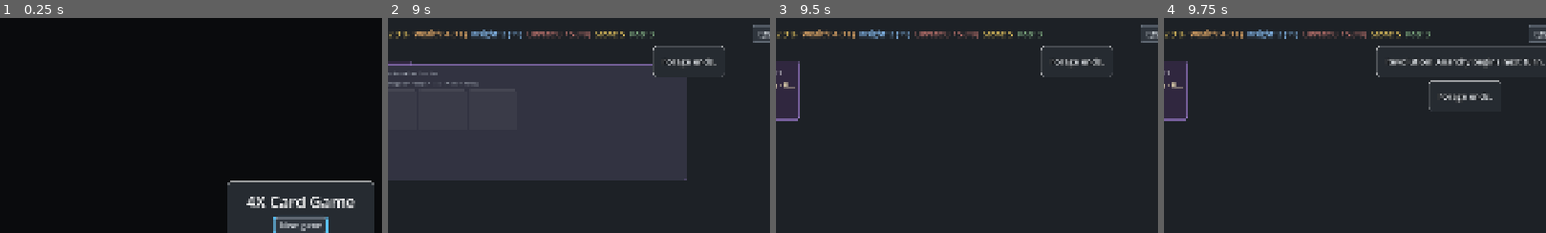
Above: before the commit, frames 1-4 (left to right).
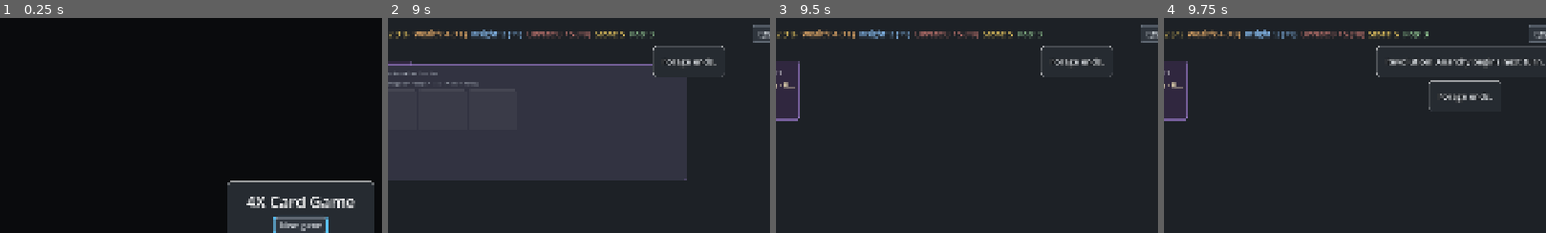
Above: after the commit, the same moments.

Repository: r888888888/4x-card-game
Game: Godot game, scene res://ui/main.tscn
Two runs of this game, one before a commit and one after it. Both use one fixed random seed, a clock stepped at 60 frames per second and the inputs below.
Inputs (mouse positions are % of the whole screen's width and height, from its top left):
- Up to frame 1 (0.25 s): no input
- Up to frame 2 (9 s): click "New game" at 0.5 s; click (51, 67) at 1.27 s; type "12" at 1.35 s; click "Start" at 2 s; tap Enter (ui_accept) at 2.75 s; drag from (7, 17) to (60, 28) at 2.77 s; click "3" at 3.5 s; click "Egypt · Chiefdom" at 4.25 s; click "Buy Cards" at 5 s; click "Knowledge" at 5.75 s; click "Log •" at 6.5 s; click "End turn" at 7.25 s; click "OK (Enter)" at 8 s; click "Realm" at 8.75 s
- Up to frame 3 (9.5 s): no input
- Up to frame 4 (9.75 s): click "Revolt" at 9.5 s
The pictures show only the part of the screen within x 11-61%, y 0-50%; the shares and areas given below are measured in that part.

Frames 1-3 are identical in both runs. In frame 4, 1.3% of the frame differs, in the area x 2-70%, y 5-10%.

Commit message:
156: Anarchy drains stored food and wealth; forecast includes it
Co-Authored-By: Claude Opus 5.5 <noreply@anthropic.com>

Diff:
--- a/data/cards.json
+++ b/data/cards.json
@@ -178,8 +178,8 @@
     {
       "id": "anarchy", "name": "Anarchy", "type": "government", "actions": 1,
       "vp": 0, "tags": [],
-      "text": "1 action each turn. Only order cards can be played; nothing can be grown, bought or researched. ⟳ −1 pop. Lasts up to 4 turns, fewer the calmer  …(255 unchanged characters)…
-      "effects": [ { "op": "lose_pop", "amount": 1, "trigger": "upkeep" } ]
+      "text": "1 action each turn. Only order cards can be played; nothing can be grown, bought or researched. Each turn it eats 20% of stored food and wealth. Lasts up to 4 turns, fewer the calmer  …(255 unchanged characters)…
+      "effects": []
     },
     {
       "id": "egypt", "name": "Egypt", "type": "civilization", "home": "desert_floodplain", "discounts": [{ "tag": "wonder", "wealth": 3 }],
--- a/data/config.json
+++ b/data/config.json
@@ -11,7 +11,7 @@
   "hand_limit": 7,
   "deck_model": "fixed",
   "population": { "start": 2, "food_upkeep": 1, "vp_per_pop": 1, "famine": { "card": "famine", "max_counters": 3, "relief": { "wealth": 5 } } },
-  "unrest": { "anarchy": "anarchy", "max_counters": 4, "era_unrest": 3, "allowed_tag": "order", "renewal": 1 },
+  "unrest": { "anarchy": "anarchy", "max_counters": 4, "era_unrest": 3, "allowed_tag": "order", "renewal": 1, "drain_pct": 20 },
   "starting": {
     "resources": { "food": 2, "wealth": 2, "insight": 0 },
     "tableau": ["capital"],
--- a/engine/anarchy.gd
+++ b/engine/anarchy.gd
@@ -36,6 +36,34 @@
 static func start_of_turn(e: GameEngine) -> void:
 	if active(e) == null and not e.config.get("unrest", {}).is_empty() and e.at_unrest_limit():
 		_fall(e)
+
+
+## A turn that starts under Anarchy, after any fall, before the draw (156): it loses drain_of of its stores.
+static func drain(e: GameEngine) -> void:
+	var anarchy := active(e)
+	if anarchy == null:
+		return
+	var lost := drain_of(e, e.resources)
+	for r in lost:
+		e.lose(r, lost[r], anarchy)
+
+
+## What Anarchy's drain takes from stores ({resource: amount}) (156): config unrest.drain_pct % of food and wealth,
+## rounded up; {} with no drain.
+static func drain_of(e: GameEngine, stores: Dictionary) -> Dictionary:
+	var pct: int = e.config.get("unrest", {}).get("drain_pct", 0)
+	var out := {}
+	for r in [GameEngine.FOOD, GameEngine.WEALTH]:
+		var n := ceili(maxi(0, stores.get(r, 0)) * pct / 100.0)
+		if n > 0:
+			out[r] = n
+	return out
+
+
+## Whether Anarchy will rule at the next turn's start (156): a revolution is pending, or it rules with 2+ counters
+## left.
+static func rules_next_turn(e: GameEngine) -> bool:
+	return e.state.revolt_pending or (active(e) != null and counters_left(e) >= 2)
 
 
 ## The end of a turn under Anarchy, after any hand-limit discard (155): one counter comes off; at 0 Anarchy ends and
--- a/engine/config_loader.gd
+++ b/engine/config_loader.gd
@@ -286,7 +286,7 @@
 
 
 ## Normalizes the unrest block (145) {anarchy, max_counters, era_unrest (default 0), allowed_tag (default
-## ""), renewal (147, only when given; 0 when absent)}: only with unrest in resources; anarchy is a government (154: no fallback), and the anarchy card sets no
+## ""), renewal (147, only when given; 0 when absent), drain_pct (156, only when given: 0 to 100)}: only with unrest in resources; anarchy is a government (154: no fallback), and the anarchy card sets no
 ## unrest_limit and isn't starting.government. Returns {} when invalid.
 static func _parse_unrest(raw: Variant, config: Dictionary, cards: Dictionary, errs: Array[String], warnings: Array[String], src: String) -> Dictionary:
 	if not config.resources.has(GameEngine.UNREST):
@@ -328,8 +328,14 @@
 			u_errs.append("unrest.renewal: must be an integer >= 0")
 		else:
 			out.renewal = renewal
+	if raw.has("drain_pct"):
+		var pct: Variant = Fields.as_int(raw.drain_pct)
+		if typeof(pct) != TYPE_INT or pct < 0 or pct > 100:
+			u_errs.append("unrest.drain_pct: must be an integer from 0 to 100")
+		else:
+			out.drain_pct = pct
 	for key in raw:
-		if not ["anarchy", "max_counters", "era_unrest", "allowed_tag", "renewal"].has(key):
+		if not ["anarchy", "max_counters", "era_unrest", "allowed_tag", "renewal", "drain_pct"].has(key):
 			warnings.append("%s: unrest: unknown field '%s'" % [src, key])
 	errs.append_array(u_errs)
 	return out if u_errs.is_empty() else {}
--- a/engine/game_engine.gd
+++ b/engine/game_engine.gd
@@ -160,7 +160,8 @@
 
 
 ## How the next upkeep changes each resource on hand, food net of what pop eats (may be negative), plus
-## "starve": the pop that food shortfall would starve, after famine guards. {} on the last turn or after game over.
+## "starve": the pop that food shortfall would starve, after famine guards. When Anarchy will rule next turn it
+## includes the drain on the stores after upkeep and feeding (156). {} on the last turn or after game over.
 ## Runs the upkeep effects on a fork: nothing here changes, is logged or emitted.
 func upkeep_forecast() -> Dictionary:
 	if is_over or turn >= turn_limit():
@@ -176,6 +177,13 @@
 	if population_on():
 		Population.feed(f)
 	forecast.starve = pop_before - f.total_pop()
+	if Anarchy.rules_next_turn(self):
+		var stores := {}
+		for r in [FOOD, WEALTH]:
+			stores[r] = resources.get(r, 0) + forecast.get(r, 0)
+		var lost := Anarchy.drain_of(self, stores)
+		for r in lost:
+			forecast[r] -= lost[r]
 	return forecast
 
 
--- a/engine/turn_loop.gd
+++ b/engine/turn_loop.gd
@@ -140,6 +140,7 @@
 		Population.feed(e)
 	Research.check_era_unlocks(e)
 	Anarchy.start_of_turn(e)
+	Anarchy.drain(e)
 	e.draw(maxi(0, e.hand_size() - e.zone("hand").size()))
 	Anarchy.start_renewal(e)
 
--- a/tests/test_anarchy_drain.gd
+++ b/tests/test_anarchy_drain.gd
@@ -76,24 +76,26 @@
 
 # --- AC4: the forecast ---
 
-## The forecast's food and wealth on two otherwise equal games, one with drain 20 and one without, after prepare.
+## [food, wealth] forecasts on two otherwise equal games after prepare: [with drain 20, without it, with drain 20
+## worked out from the game without it: its upkeep, then 20% of the drain game's own stores after that upkeep].
 func forecasts(prepare: Callable) -> Array:
-	var out := []
-	for block in [DRAIN, {}]:
-		var e := anarchy_engine(block)
-		prepare.call(e)
-		var f := e.upkeep_forecast()
-		out.append([f.food, f.wealth, e.resources.food + f.food, e.resources.wealth + f.wealth])
-	return out
+	var drained := anarchy_engine(DRAIN)
+	var plain := anarchy_engine()
+	prepare.call(drained)
+	prepare.call(plain)
+	var d := drained.upkeep_forecast()
+	var p := plain.upkeep_forecast()
+	var expected := []
+	for r in ["food", "wealth"]:
+		expected.append(p[r] - ceili((drained.resources[r] + p[r]) * 0.2))
+	return [[d.food, d.wealth], [p.food, p.wealth], expected]
 
 
 func test_the_forecast_includes_the_drain_when_a_revolution_is_pending() -> void:
 	var r := forecasts(func(e: GameEngine):
 		e.resources["unrest"] = 2
 		e.revolt())
-	var plain: Array = r[1]
-	eq([r[0][0], r[0][1]], [plain[0] - ceili(plain[2] * 0.2), plain[1] - ceili(plain[3] * 0.2)],
-		"the drain on the stores after upkeep")
+	eq(r[0], r[2], "the drain on the stores after upkeep")
 
 
 func test_the_forecast_includes_the_drain_while_anarchy_has_2_counters_left() -> void:
@@ -101,8 +103,7 @@
 		e.resources["unrest"] = 5
 		e.end_turn()
 	var r := forecasts(fallen)
-	var plain: Array = r[1]
-	eq([r[0][0], r[0][1]], [plain[0] - ceili(plain[2] * 0.2), plain[1] - ceili(plain[3] * 0.2)], "4 counters left")
+	eq(r[0], r[2], "4 counters left")
 	var last := forecasts(func(e: GameEngine):
 		fallen.call(e)
 		e.set_unrest(1))
Not shown, changed: PLAN.md
Not shown, changed: docs/backlog/156-anarchy-drain.md
